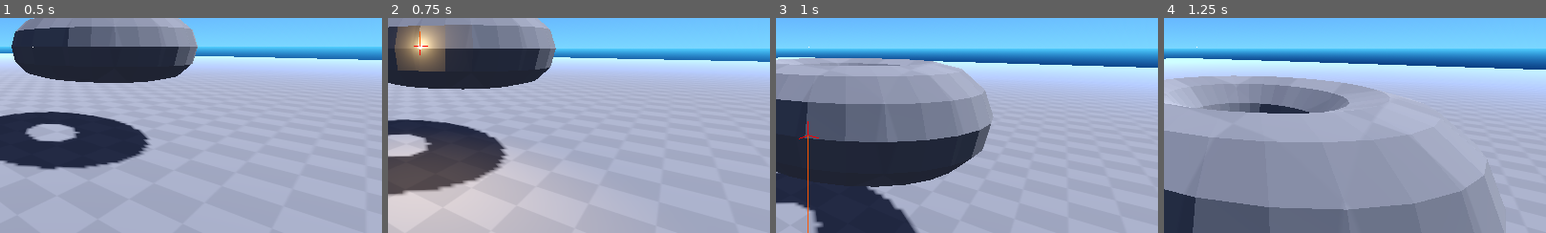
Above: before the commit, frames 1-4 (left to right).
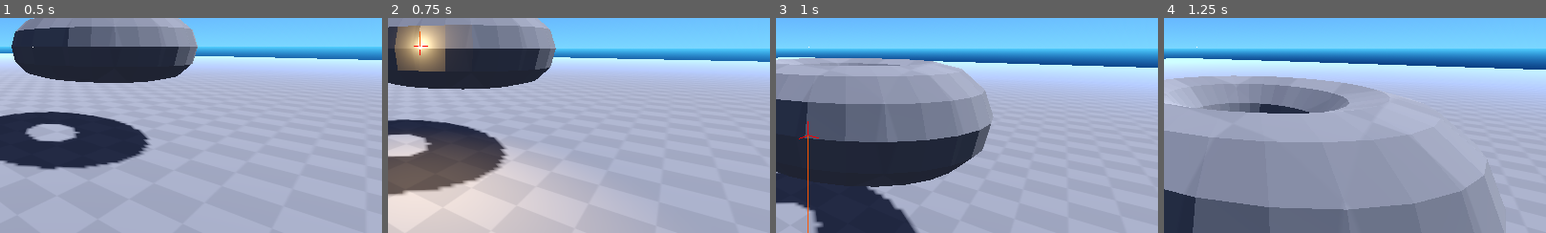
Above: after the commit, the same moments.

Repository: ditherworks/ditherworks_tools
Game: Godot game, scene res://demo/scenes/demo_world.tscn
The game is run twice, just before and just after one commit, with the same random seed, the same clock (stepped at 60 frames per second) and the same inputs.
Inputs (mouse positions are % of the whole screen's width and height, from its top left):
- Up to frame 1 (0.5 s): no input
- Up to frame 2 (0.75 s): tap Enter at 0.5 s; move the mouse to (55, 50) at 0.52 s; hold W (move_forward) from 0.53 s (still down); click (55, 50) at 0.6 s
- Up to frame 3 (1 s): keep holding W (move_forward); tap Space (jump) at 0.77 s
- Up to frame 4 (1.25 s): keep holding W (move_forward)
The pictures show only the part of the screen within x 46-96%, y 43-93%; the shares and areas given below are measured in that part.

Frame 1 is identical in both runs. In frame 2, 1.9% of the frame differs, in the area x 2-15%, y 3-24%; in frame 3, nothing differs; in frame 4, nothing differs.

Commit message:
user folder
- replaced save_data with user_folder system

Diff:
--- a/project.godot
+++ b/project.godot
@@ -13,7 +13,7 @@
 config/name="ditherworks_tools"
 run/main_scene="res://demo/scenes/demo_world.tscn"
 config/features=PackedStringArray("4.3", "Forward Plus")
-run/max_fps=58
+run/delta_smoothing=false
 boot_splash/bg_color=Color(0, 0, 0, 1)
 boot_splash/show_image=false
 config/icon="res://demo/materials/icon.svg"
@@ -25,6 +25,7 @@
 g_god_camera="*res://game/god_camera/god_camera.gd"
 g_lines="*res://debug_lines/debug_lines.gd"
 g_game="*res://demo/scenes/game.tscn"
+g_user_folder="*res://user_folder/user_folder.gd"
 
 [debug]
 
@@ -41,6 +42,7 @@
 window/size/window_height_override=720
 window/stretch/mode="canvas_items"
 window/stretch/aspect="expand"
+window/vsync/vsync_mode=2
 
 [file_customization]
 
@@ -104,6 +106,10 @@
 3d_physics/layer_2="entities"
 3d_physics/layer_3="hitboxes"
 
+[physics]
+
+common/physics_interpolation=true
+
 [rendering]
 
 environment/defaults/default_clear_color=Color(0.0980392, 0.0980392, 0.0980392, 1)
--- a/save_file/save_file.gd
+++ /dev/null
@@ -1,36 +0,0 @@
-class_name SaveFile
-extends ConfigFile
-
-
-# Constants
-
-# Private Members
-
-# Default Callbacks
-
-# Public Functions
-func ensure_default_values(defaults: Dictionary, remove_invalid := false) -> void:
-	for section in defaults:
-		for key in defaults[section]:
-			if not has_section_key(section, key):
-				set_value(section, key, defaults[section][key])
-
-	if remove_invalid:
-		remove_invalid_values(defaults)
-
-
-func remove_invalid_values(valid: Dictionary) -> void:
-	for section in get_sections():
-		if valid.has(section):
-			for key in get_section_keys(section):
-				if not valid[section].has(key):
-					erase_section_key(section, key)
-		else:
-			erase_section(section)
-
-
-func print() -> void:
-	for section in get_sections():
-		print(section)
-		for key in get_section_keys(section):
-			prints(" ", key)
--- a/spawned_fx/spawned_fx_3d.gd
+++ b/spawned_fx/spawned_fx_3d.gd
@@ -11,6 +11,7 @@
 
 
 # Export Members
+@export var _animation_player : AnimationPlayer
 @export var _light_duration := 0.2
 @export var _light_curve : Curve
 
@@ -20,27 +21,39 @@
 var _light_energy := 1.0
 var _lifetime := 0.0
 
+static var _instances : Array[SpawnedFX3D]
+
 
 # Default Callbacks
 func _ready() -> void:
-	var duration := 0.0
-	for child in get_children():
-		if child is GPUParticles3D:
-			var fx := (child as GPUParticles3D)
-			fx.emitting = true
-			fx.one_shot = true
-			duration = max(duration, fx.lifetime)
-		elif child is Light3D:
-			_light = child as Light3D
-			_light_energy = _light.light_energy
-			duration = max(duration, _light_duration)
-		elif child is AudioStreamPlayer3D:
-			var audio := child as AudioStreamPlayer3D
-			audio.play()
-			duration = max(duration, audio.stream.get_length())
+	var duration := 0.1
+
+	if _animation_player == null:
+		# automatic triggers
+		for child in get_children():
+			if child is GPUParticles3D:
+				var fx := (child as GPUParticles3D)
+				fx.emitting = true
+				fx.one_shot = true
+				duration = max(duration, fx.lifetime)
+			elif child is Light3D:
+				_light = child as Light3D
+				_light_energy = _light.light_energy
+				duration = max(duration, _light_duration)
+			elif child is AudioStreamPlayer3D:
+				var audio := child as AudioStreamPlayer3D
+				audio.play()
+				duration = max(duration, audio.stream.get_length())
+	else:
+		# let the animation handle the triggering
+		var anim := _animation_player.get_animation("spawn")
+		if anim:
+			_animation_player.play("spawn")
+			duration = anim.length
 
 	await get_tree().create_timer(duration, false, false, false).timeout
 
+	_instances.remove_at(_instances.find(self))
 	queue_free()
 
 
@@ -60,6 +73,9 @@
 
 	parent.add_child(fx)
 	fx.global_position = point
+
+	_instances.push_back(fx)
+
 	return fx
 
 
@@ -69,8 +85,15 @@
 		return null
 
 	# prevent an identical up vector and look vector when spawning on floors or ceilings
-	if forward.is_equal_approx(Vector3.UP) or forward.is_equal_approx(-Vector3.UP):
+	if forward.normalized().is_equal_approx(Vector3.UP) or forward.normalized().is_equal_approx(-Vector3.UP):
 		up = Vector3.FORWARD
 
 	fx.look_at(point + forward, up)
 	return fx
+
+
+static func clear_all() -> void:
+	for instance in _instances:
+		instance.queue_free()
+
+	_instances.clear()
--- /dev/null
+++ b/user_folder/user_file.gd
@@ -0,0 +1,32 @@
+class_name UserFile
+extends ConfigFile
+
+
+# Constants
+# Private Members
+# Default Callbacks
+
+
+# Public Functions
+func load_with_defaults(path: String, defaults: Dictionary, remove_invalid := true) -> void:
+	self.load(path)
+
+	_add_defaults(defaults)
+
+	if remove_invalid:
+		_remove_invalid(defaults)
+
+
+# Private Functions
+func _add_defaults(defaults: Dictionary) -> void:
+	# insert any defaults that aren't accounted for
+	for key : String in defaults:
+		if not has_section_key("data", key):
+			set_value(UserFolder.DEFAULT_SECTION, key, defaults[key])
+
+
+func _remove_invalid(defaults: Dictionary) -> void:
+	# remove any entries that aren't in defaults
+	for key : String in get_section_keys(UserFolder.DEFAULT_SECTION):
+		if not defaults.has(key):
+			erase_section_key(UserFolder.DEFAULT_SECTION, key)
--- /dev/null
+++ b/user_folder/user_folder.gd
@@ -0,0 +1,96 @@
+class_name UserFolder
+extends Node
+
+
+# Signals
+# Enums
+# Constants
+const DEFAULT_SECTION := "data"
+
+
+# Members
+var _loaded_files := {}
+
+
+# Default Callbacks
+func _ready() -> void:
+	#! test process, mimicking an external class accessing this class
+	var display := { "fullscreen": false, "vsync": true }
+	var controls := { "fire": 1, "invert_mouse": false }
+	var records := { "level": 69, "alive": true }
+
+	load_file("config/display.cfg", display)
+	load_file("config/controls.cfg", controls)
+	load_file("saves/records.sav", records)
+
+	save_file("config/display.cfg")
+	save_file("config/controls.cfg")
+	save_file("saves/records.sav")
+
+
+# Public Functions
+func load_file(local_path: String, defaults: Dictionary) -> void:
+	var file_path := _get_full_valid_path(local_path)
+
+	# check if we've already loaded this file
+	if _loaded_files.has(local_path):
+		return
+
+	var file := UserFile.new()
+	file.load_with_defaults(file_path, defaults)
+	_loaded_files[local_path] = file
+
+
+func save_file(local_path: String) -> void:
+	var file_path := _get_full_valid_path(local_path)
+
+	if _loaded_files.has(local_path):
+		var file := _loaded_files[local_path] as UserFile
+		file.save(file_path)
+
+
+func set_value(local_path: String, key: String, value: Variant) -> void:
+	if _loaded_files.has(local_path):
+		var file := _loaded_files[local_path] as UserFile
+		file.set_value(DEFAULT_SECTION, key, value)
+
+
+func get_value(local_path: String, key: String) -> Variant:
+	if _loaded_files.has(local_path):
+		var file := _loaded_files[local_path] as UserFile
+		return file.get_value(DEFAULT_SECTION, key)
+
+	return null
+
+
+# Private Functions
+func _get_storage_root_path() -> String:
+	# get storage path based on OS
+	var storage := ""
+	if OS.has_feature("windows"):
+		storage = OS.get_environment("APPDATA")
+	if OS.has_feature("linux"):
+		#! needs testing
+		storage = OS.get_environment("XDG_DATA_HOME")	# ~/.local/share/ OR $XDG_DATA_HOME
+
+	var project_name : String = ProjectSettings.get_setting("application/config/name")
+	var path := storage.path_join(project_name)
+
+	#.. add a folder for the user id (if on steam for example)
+	#if is_steam:
+		#path = path.path_join(get_steam_user_id)
+
+	return path
+
+
+func _get_full_valid_path(local_path: String) -> String:
+	var path := _get_storage_root_path()
+	path = path.path_join(local_path)
+	path = path.replace("\\", "/")
+
+	# ensure saves folder exists
+	var directory := path.left(path.rfind("/"))
+	if not DirAccess.dir_exists_absolute(directory):
+		DirAccess.make_dir_recursive_absolute(directory)
+
+	return path
Not shown, changed: README.md
